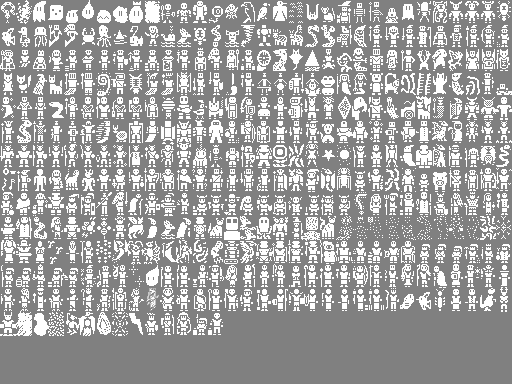
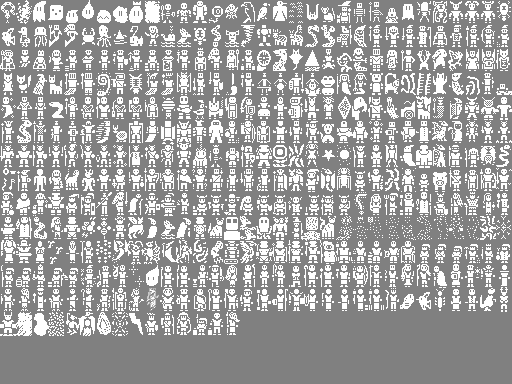
Two versions of the same layered image (512 x 384). Layer-by-layer changes:
painted on "creature_sprites.png" over [20, 311, 240, 335]
